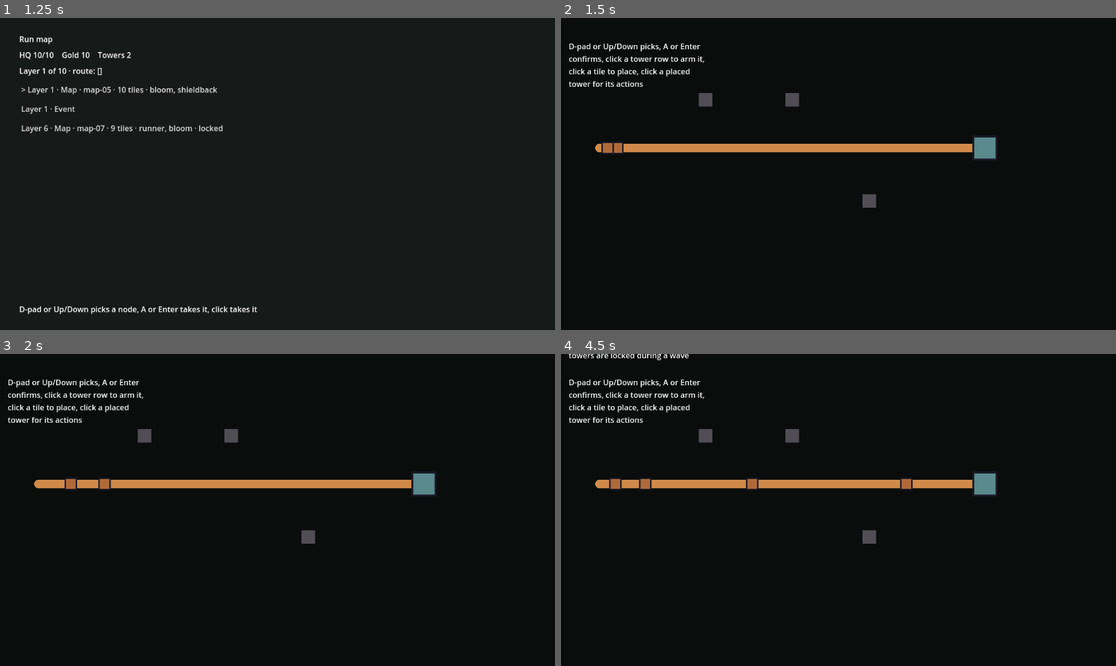
Above: before the commit, frames 1-4 (two rows, left to right).
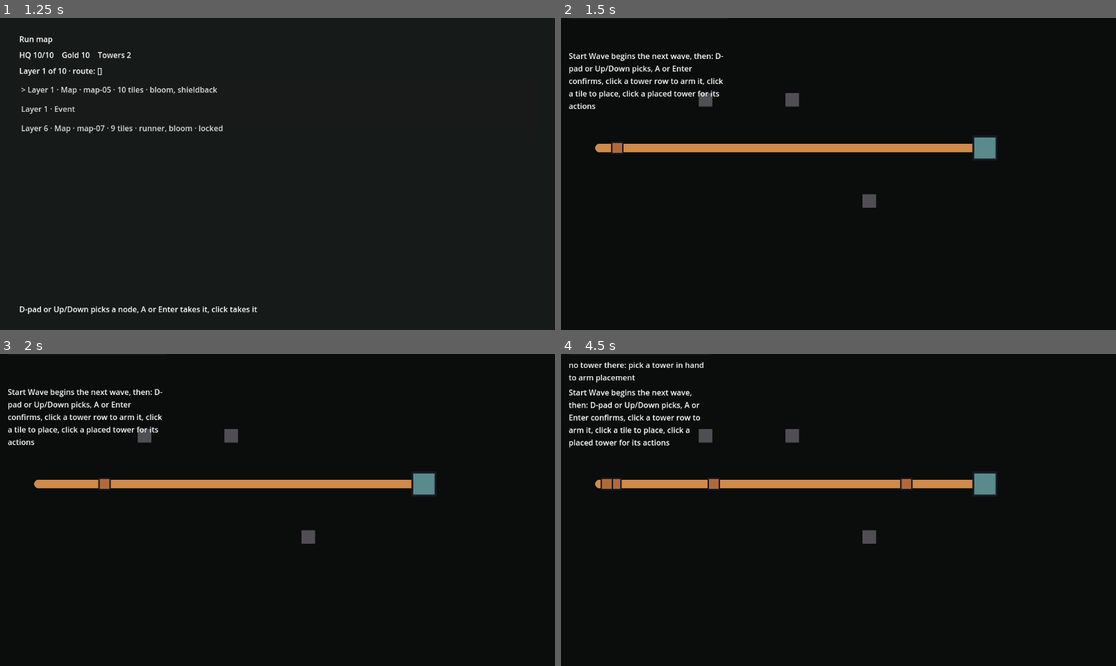
Above: after the commit, the same moments.

Repository: Guibrush/brackenward
Game: Godot game, scene res://scenes/boot.tscn
The game is run twice, just before and just after one commit, with the same random seed, the same clock (stepped at 60 frames per second) and the same inputs.
Inputs (mouse positions are in pixels of both pictures, inside the frame that each line leads up to):
- Up to frame 1 (1.25 s): click "> Start Game" at 0.5 s
- Up to frame 2 (1.5 s): click "> Layer 1 · Map · map-05 · 10…" at 1.25 s
- Up to frame 3 (2 s): no input
- Up to frame 4 (4.5 s): tap A every 0.75 s from 2 to 4.25 s; move the mouse to (960, 494) at 2.02 s; tap Enter (game_confirm) at 2.1, 4.35 s; click (960, 494) at 2.17 s; move the mouse to (727, 525) at 2.77 s; tap Down (game_focus_next) at 2.85 s; click (727, 525) at 2.92 s; move the mouse to (894, 441) at 3.52 s; tap Up (game_focus_prev) at 3.6 s; click (894, 441) at 3.67 s; move the mouse to (810, 572) at 4.27 s; click (810, 572) at 4.42 s

Frame 1 is identical in both runs. In frame 2, 1.8% of the frame differs, in the area x 1-30%, y 8-44%; in frame 3, 1.8%; in frame 4, 2.6%, in the area x 1-36%, y 0-44%.

Commit message:
feat(ui): wave readout and Start Wave (#60)
* feat(ui): a wave readout and a Start Wave control

The panel now shows wave current/total, the phase, and enemies remaining while a wave runs, and offers Start Wave in the build phase. arena.start_next_wave refuses before the director is asked, so a refused wave prints the player-facing ARENA_REFUSED sentence rather than a WAVE_REFUSED plus an ERROR line that would turn the smoke gate red.

The readout has a label in the scene to draw into; without it the panel reported the right numbers invisibly. build_panel_demo catches that now (105 checks), and was itself repaired for the Start Wave row being first - activate(0) had started a wave instead of arming a tower.

Agent: eng/gameplay
Task: T-0059

* feat(ui): a player's level waits for Start Wave; autostart still starts it

start_first_wave defaults false, is forced true only by --autostart, and the level-open path requires both - so a stray inspector value cannot auto-start a player's level. BOOT_LEVEL names the mode.

Demonstrated both ways: a player path opens in build phase with no WAVE_START, the gate path starts waves and the short smoke probe still sees four units spawn. The planted failure forces start_first_wave true with autostart off and the level still waits, which is the guard doing its job.

Agent: eng/gameplay
Task: T-0060

Diff:
--- a/scenes/build_panel.tscn
+++ b/scenes/build_panel.tscn
@@ -43,6 +43,10 @@
 layout_mode = 2
 text = "HP 0/0    Gold 0"
 
+[node name="Wave" type="Label" parent="Margin/Column"]
+layout_mode = 2
+text = "Wave 0/0"
+
 [node name="Towers" type="VBoxContainer" parent="Margin/Column"]
 layout_mode = 2
 size_flags_vertical = 3
--- a/src/gameplay/arena.gd
+++ b/src/gameplay/arena.gd
@@ -28,6 +28,13 @@
 ## `docs/design/systems/waves.md` for `level_index` and nothing else), and
 ## `WaveDirector` paces them. The arena owns the one transition that matters: a
 ## wave start locks the build phase, a wave clear unlocks it again.
+##
+## T-0059 puts the start of a wave in the player's hands. `start_next_wave()` is
+## the build panel's door to it, and it refuses **before** the director is asked:
+## a wave already running, or a plan with nothing left, is a sentence the player
+## reads, not a `WAVE_ERROR` line the gate fails on. `wave_status()` is the
+## readout - it reports what the director and the phase already say and computes
+## no number of its own.
 ##
 ## T-0045 makes the arena **one level of a run**. The `RunState` and `Inventory`
 ## it is handed (or creates, and says so) are the only owners of HQ health, gold
@@ -748,6 +755,74 @@
 	return true
 
 
+## The player's door onto the next wave (T-0059). Everything it can refuse is
+## refused **here**, before the director is asked, because a refused wave is a
+## normal thing a player does and the director answers a bad index with
+## `push_error` - an ERROR line that `smoke.ps1` would fail on. The three
+## sentences a player can read:
+##
+##   * the run is over - there is no level left to play;
+##   * a wave is still running - finish it first, and nothing changes;
+##   * the plan has no wave after the last one cleared - the level is done.
+##
+## `start_wave()` still exists and still decides; this only picks the index and
+## refuses the two states the director would have reported as an error.
+func start_next_wave() -> bool:
+	if _director == null:
+		_refuse("start a wave", "the level has no wave plan")
+		return false
+	if _run_is_over():
+		_refuse("start a wave", "the run is %s; no wave can start" % _run.status_name())
+		return false
+	if _director.is_active():
+		_refuse(
+			"start a wave",
+			"wave %d is still running; the next one can start when it is cleared"
+			% (_director.current_index() + 1)
+		)
+		return false
+	var next_index: int = _director.current_index() + 1
+	if next_index >= level_wave_count():
+		_refuse(
+			"start a wave",
+			"the level has no waves left: %d of %d cleared" % [_waves_cleared, level_wave_count()]
+		)
+		return false
+	return start_wave(next_index)
+
+
+## The wave readout (T-0059), for the build panel to print. Every value is read
+## from the director and the phase; `remaining` is what the wave still owes the
+## lane - units it has not spawned yet **and** units it has spawned that are
+## still in play - so "3 enemies left" goes to zero on the tick the last one
+## dies, which is the same moment the wave is declared clear.
+##
+##     {waves, wave, cleared, phase, running, remaining, left}
+##
+## `wave` is the wave in play, or the one the player is about to start, so a
+## level that has not begun reads "wave 1 of 6" rather than "wave 0". `left` is
+## how many waves the level still has to run, and `remaining` is 0 while building.
+func wave_status() -> Dictionary:
+	var waves := level_wave_count()
+	var running := _director != null and _director.is_active()
+	var number := 0
+	var remaining := 0
+	if running:
+		number = _director.current_index() + 1
+		remaining = _director.units_left() + _director.walkers().size()
+	else:
+		number = mini(_waves_cleared + 1, waves)
+	return {
+		"waves": waves,
+		"wave": number,
+		"cleared": _waves_cleared,
+		"phase": phase_name(),
+		"running": running,
+		"remaining": remaining,
+		"left": maxi(waves - _waves_cleared, 0),
+	}
+
+
 func wave_plan() -> WavePlan:
 	return _plan
 
--- a/src/ui/boot.gd
+++ b/src/ui/boot.gd
@@ -28,7 +28,10 @@
 ##   code (a demo) calls that screen's `handle_input()`.
 ## * **`--autostart` skips the menu** and begins a run immediately, walking the
 ##   map to the first level it can reach, so a headless gate exercises real
-##   gameplay from this same entry point instead of an idle menu.
+##   gameplay from this same entry point instead of an idle menu. It also forces
+##   `start_first_wave`, because a headless session cannot press the build
+##   panel's Start Wave row (T-0060); a player's level opens in the build phase
+##   and waits for it.
 ## * **`--seconds=N` is the session length**, the same flag the arena reads:
 ##   whichever screen is up, the application quits after N seconds. Without it
 ##   the game runs until the player quits.
@@ -48,7 +51,8 @@
 ##   BOOT_SCREEN {json}     once per screen transition, with why
 ##   BOOT_START {json}      once per run started: seed, map sha, next choices
 ##   BOOT_RESTART {json}    once per run replaced because the session goes on
-##   BOOT_LEVEL {json}      once per level opened, with whether wave 1 started
+##   BOOT_LEVEL {json}      once per level opened: the mode in force (`autostart`
+##                          or `player`) and whether wave 1 started
 ##   BOOT_COMPLETE {json}   once per level completed, with the run's numbers
 ##   BOOT_RUN_END {json}    once when the run ends and the menu comes back
 ##   BOOT_UNHANDLED {json}  an entry whose action has no handler
@@ -128,12 +132,16 @@
 @export var run_seed: int = SEED_RANDOM
 ## Skip the menu and begin a run on `_ready`. Also set by `--autostart`.
 @export var autostart: bool = false
-## Whether a level's first wave starts as soon as the level opens. True for the
-## slice: no in-level "start wave" control exists yet, so a level left in the
-## build phase would be a dead end for the player and for a headless gate. When
-## that control exists (G3) this becomes the player's decision and the flag
-## false.
-@export var start_first_wave: bool = true
+## Whether a level's first wave starts as soon as the level opens (T-0060).
+##
+## False for a player: the build panel offers a Start Wave row, so a level opens
+## in the build phase and waits for the player's decision. It is true only when
+## `--autostart` was passed, because a headless session has nobody to press the
+## row and `smoke.ps1` measures waves that never ran otherwise. Setting it in the
+## inspector alone cannot auto-start a level - `_on_level_opened()` requires
+## `start_first_wave and autostart`, and `autostart` is only ever set by the
+## command line (`--autostart` in `_parse_args`).
+@export var start_first_wave: bool = false
 
 # --- screens ----------------------------------------------------------------
 
@@ -381,15 +389,22 @@
 
 func _on_level_opened(node_id: int, level_index: int, elite: bool) -> void:
 	_set_screen(Screen.LEVEL, "level_opened")
+	# `and autostart` is load-bearing (T-0060): only the command line may start a
+	# wave unasked, so a level opened by a player always lands in the build phase
+	# and waits for the build panel's Start Wave row, whatever `start_first_wave`
+	# was left at in the inspector.
+	var auto_start := start_first_wave and autostart
 	var started := false
-	if start_first_wave:
+	if auto_start:
 		started = _start_first_wave()
 	print("BOOT_LEVEL " + JSON.stringify({
 		"node": node_id,
 		"level_index": level_index,
 		"elite": elite,
+		"mode": "autostart" if auto_start else "player",
 		"wave_started": started,
 		"start_first_wave": start_first_wave,
+		"autostart": autostart,
 		"level_name": str(_flow.current_level().name) if _flow != null else "",
 	}))
 
@@ -559,6 +574,11 @@
 	for a in OS.get_cmdline_user_args():
 		if a == "--autostart":
 			autostart = true
+			# The one place the first wave is forced (T-0060): a headless session
+			# cannot press the build panel's Start Wave row, and `smoke.ps1`
+			# asserts on waves that actually ran. A player's boot never reaches
+			# this branch, so `start_first_wave` stays at its exported false.
+			start_first_wave = true
 		elif a.begins_with("--seconds="):
 			_session_seconds = maxf(0.0, float(a.trim_prefix("--seconds=")))
 
--- a/src/ui/build_panel.gd
+++ b/src/ui/build_panel.gd
@@ -22,6 +22,17 @@
 ##   panel's own refusal, and it says so.
 ## * **Always visible:** gold, HQ current/max, and the phase, in one line that is
 ##   re-read from the run on every signal rather than cached.
+## * **The wave readout is the arena's numbers, formatted here** (T-0059): wave of
+##   the level's total, the phase, and how many enemies the running wave still
+##   owes the lane. `arena.wave_status()` is the one source; the panel adds no
+##   count of its own, so "3 enemies left" and the director's own clear condition
+##   can never disagree.
+## * **Start Wave is a row, not a second mode** (T-0059): it sits first in the
+##   list, is taken like every other row, and asks `arena.start_next_wave()`. The
+##   arena decides - build phase only, waves left only - and its sentence is what
+##   the player reads when the answer is no. The row stays visible and takeable
+##   during a wave on purpose: a locked action that cannot be asked why is
+##   indistinguishable from a broken one (`map_input.gd` makes the same choice).
 ## * **Input comes through one door,** `handle_input()`, which asks `MapInput` for
 ##   the intent. Nothing here reads a key, an action or a button directly, and a
 ##   left click is a `CONFIRM` carrying its pointer: a point over a row picks the
@@ -39,6 +50,8 @@
 ##   BUILD_PANEL_SHOWN {json}     once per draw whose rows changed (a re-draw that
 ##                                changes nothing prints nothing)
 ##   BUILD_PANEL_PHASE {json}     on every build <-> wave transition
+##   BUILD_PANEL_WAVE_STARTED {json} once per wave this panel started, with the
+##                                readout before and after
 ##   BUILD_PANEL_SELECT {json}    once per tower selected or armed
 ##   BUILD_PANEL_PLACED {json}    once per successful placement, with the gold
 ##                                before and after (placement is free)
@@ -58,9 +71,14 @@
 signal tower_upgraded(instance_id: int, tier: int, cost: int, gold: int)
 ## A tower was taken back: the tile is free and the instance is in the inventory.
 signal tower_taken_back(instance_id: int, tier: int, gold: int)
+## The player started the level's next wave (T-0059): `wave` is the one now
+## running, `waves` the level's total. Emitted after the arena printed its own
+## `WAVE_START`/`ARENA_PHASE`, so a listener cannot report a wave the log has not.
+signal wave_started(wave: int, waves: int)
 ## An action was refused, with the sentence the player is shown.
 signal action_refused(action: String, reason: String)
 
+const KIND_START_WAVE := "start_wave"
 const KIND_TOWER := "tower"
 const KIND_UPGRADE := "upgrade"
 const KIND_TAKE_BACK := "take_back"
@@ -70,6 +88,9 @@
 ## behaviour.
 @export var title_path: NodePath = ^"Margin/Column/Title"
 @export var state_path: NodePath = ^"Margin/Column/State"
+## The wave readout line (T-0059). Its own label, so the always-visible state
+## line keeps its shape and the readout can be moved without touching it.
+@export var wave_path: NodePath = ^"Margin/Column/Wave"
 @export var tower_list_path: NodePath = ^"Margin/Column/Towers"
 @export var reason_path: NodePath = ^"Margin/Column/Reason"
 @export var hint_path: NodePath = ^"Margin/Column/Hint"
@@ -83,6 +104,28 @@
 @export var title_text: String = "Build"
 ## The always-visible line's shape: four values - HQ current, HQ max, gold, phase.
 @export var state_format: String = "HP %d/%d    Gold %d    %s phase"
+## The wave readout's first part: the wave in play (or the one about to start)
+## out of the level's total.
+@export var wave_progress_format: String = "Wave %d/%d"
+## The wave readout's phase part, so the phase reads the same way in both lines.
+@export var wave_phase_format: String = "%s phase"
+## The readout while nothing has run yet: the wave the player is about to start.
+@export var wave_pending_text: String = "wave %d not started"
+## The readout after a wave clears: which one did.
+@export var wave_cleared_text: String = "wave %d cleared"
+## The readout while a wave runs: enemies still queued or still on the lane.
+@export var wave_remaining_format: String = "%d enemies left"
+## The readout once every wave of the level has cleared.
+@export var wave_finished_text: String = "every wave cleared"
+## The readout for a level whose plan is empty - a wiring or data fault, shown
+## rather than hidden behind "Wave 0/0".
+@export var wave_none_text: String = "the level has no waves"
+## The Start Wave row, in each of the three states it can be in. The locked and
+## exhausted texts are what the player sees *before* they ask, and the arena's
+## own sentence is what they see when they do.
+@export var start_wave_text: String = "Start Wave"
+@export var start_wave_locked_text: String = "Start Wave - locked during a wave"
+@export var start_wave_none_text: String = "Start Wave - no waves left"
 ## How a tower's tier is written next to its type.
 @export var tier_format: String = "T%d"
 ## How the row of a tower on the board is marked.
@@ -97,8 +140,8 @@
 @export var max_tier_text: String = "Upgrade - already at the last tier"
 @export var take_back_text: String = "Take back to the inventory"
 @export var hint_text: String = (
-	"D-pad or Up/Down picks, A or Enter confirms, click a tower row to arm it, "
-	+ "click a tile to place, click a placed tower for its actions"
+	"Start Wave begins the next wave, then: D-pad or Up/Down picks, A or Enter confirms, "
+	+ "click a tower row to arm it, click a tile to place, click a placed tower for its actions"
 )
 ## Shown in the list when the inventory holds nothing.
 @export var no_towers_text: String = "you own no towers"
@@ -201,6 +244,7 @@
 			"armed": _armed_id,
 			"selected": _selected_id,
 			"state": state()["label"],
+			"wave": wave()["label"],
 			"phase": phase_name(),
 			"visible": visible,
 		}))
@@ -262,6 +306,46 @@
 	return out
 
 
+## The wave readout, read live from `arena.wave_status()`:
+##     {waves, wave, cleared, phase, running, remaining, left, label}
+## Same rule as `state()`: nothing cached, because a cached wave count is a
+## second owner of a number the director already keeps.
+func wave() -> Dictionary:
+	var out := {
+		"waves": 0,
+		"wave": 0,
+		"cleared": 0,
+		"phase": "",
+		"running": false,
+		"remaining": 0,
+		"left": 0,
+		"label": no_arena_text,
+	}
+	if not _bound() or not _arena.has_method("wave_status"):
+		return out
+	var status: Dictionary = _arena.wave_status()
+	for key in ["waves", "wave", "cleared", "phase", "running", "remaining", "left"]:
+		if status.has(key):
+			out[key] = status[key]
+
+	var parts: Array[String] = []
+	if int(out["waves"]) <= 0:
+		parts.append(wave_none_text)
+	else:
+		parts.append(wave_progress_format % [int(out["wave"]), int(out["waves"])])
+		parts.append(wave_phase_format % String(out["phase"]))
+		if bool(out["running"]):
+			parts.append(wave_remaining_format % int(out["remaining"]))
+		elif int(out["cleared"]) >= int(out["waves"]):
+			parts.append(wave_finished_text)
+		elif int(out["cleared"]) <= 0:
+			parts.append(wave_pending_text % int(out["wave"]))
+		else:
+			parts.append(wave_cleared_text % int(out["cleared"]))
+	out["label"] = field_separator.join(parts)
+	return out
+
+
 # --- acting -----------------------------------------------------------------
 
 ## The single action path: a row is taken. What the rows are is decided in
@@ -278,6 +362,8 @@
 	_focus = index
 	_apply_focus()
 	match String(entry["kind"]):
+		KIND_START_WAVE:
+			return start_wave()
 		KIND_TOWER:
 			return _select(int(entry["id"]))
 		KIND_UPGRADE:
@@ -286,6 +372,42 @@
 			return take_back_selected()
 	_show_reason("row %d is not an action" % index)
 	return false
+
+
+## Starts the level's next wave through the arena (T-0059). The panel decides
+## nothing here: the build phase, the waves left and the sentence for a refusal
+## are all the arena's, and its sentence is shown verbatim - the same rule every
+## other action in this panel follows.
+func start_wave() -> bool:
+	if not _bound():
+		_refuse_action("start wave", no_arena_text)
+		return false
+	if not _arena.has_method("start_next_wave"):
+		_refuse_action("start wave", "the level cannot start a wave from the panel")
+		return false
+
+	var before: Dictionary = wave()
+	_acting = true
+	var started: bool = _arena.start_next_wave()
+	_acting = false
+	if not started:
+		_refuse_action("start wave", _arena.last_refusal())
+		refresh()
+		return false
+
+	_show_reason("")
+	var after: Dictionary = wave()
+	print("BUILD_PANEL_WAVE_STARTED " + JSON.stringify({
+		"wave_before": int(before["wave"]),
+		"wave": int(after["wave"]),
+		"waves": int(after["waves"]),
+		"remaining": int(after["remaining"]),
+		"phase": phase_name(),
+		"readout": String(after["label"]),
+	}))
+	refresh()
+	wave_started.emit(int(after["wave"]), int(after["waves"]))
+	return true
 
 
 ## Arms an in-hand tower, or selects a placed one. Selecting is the same call
@@ -521,6 +643,23 @@
 	var slots := _slot_index()
 	var inventory = _arena.inventory()
 	var towers: Array = inventory.towers() if inventory != null else []
+
+	# Start Wave first: it is the one action a level always offers, and the row a
+	# player reaching for the phase's next step should not have to scroll to.
+	_add_entry(list, {
+		"kind": KIND_START_WAVE,
+		"id": 0,
+		"type_id": "",
+		"tier": 0,
+		"upgrades": [],
+		"placed": false,
+		"armed": false,
+		"selected": false,
+		"tile": "",
+		"cost": 0,
+		"label": _start_wave_label(),
+	})
+
 	for instance in towers:
 		var entry := _tower_entry(instance, slots)
 		_add_entry(list, entry)
@@ -613,6 +752,21 @@
 	return field_separator.join(parts)
 
 
+## The Start Wave row's text, by the state of the level: ready, locked by a
+## running wave, or exhausted. The row is drawn in all three states on purpose -
+## the two locked ones are the ones a player asks why about, and the answer is the
+## arena's refusal sentence.
+func _start_wave_label() -> String:
+	var status: Dictionary = wave()
+	if int(status["waves"]) <= 0:
+		return start_wave_none_text
+	if bool(status["running"]):
+		return start_wave_locked_text
+	if int(status["cleared"]) >= int(status["waves"]):
+		return start_wave_none_text
+	return start_wave_text
+
+
 ## Appends one row: the entry the panel keeps, and the Button the player sees. The
 ## Button carries no focus of its own - the panel draws `focus_marker` - so a pad,
 ## a keyboard and a mouse all resolve to `activate()`.
@@ -809,6 +963,7 @@
 	if title != null:
 		(title as Label).text = title_text
 	_sync_state()
+	_sync_wave()
 	var hint := _node(hint_path)
 	if hint != null:
 		(hint as Label).text = hint_text
@@ -824,6 +979,15 @@
 	var label := _node(state_path)
 	if label != null:
 		(label as Label).text = String(state()["label"])
+
+
+## The wave readout only. Separated from `_sync_state` because the two lines move
+## on different signals: gold and HQ on the run's, the wave count on the phase and
+## on every kill or leak (which the run reports as gold or damage).
+func _sync_wave() -> void:
+	var label := _node(wave_path)
+	if label != null:
+		(label as Label).text = String(wave()["label"])
 
 
 func _sync_empty_label() -> void:
@@ -903,6 +1067,10 @@
 
 func _on_run_numbers(_a: int = 0, _b: int = 0) -> void:
 	_sync_state()
+	# A kill pays gold and a leak damages the HQ, so both arrive here - which is
+	# what keeps "enemies left" moving while a wave runs, without the panel
+	# polling anything.
+	_sync_wave()
 
 
 func _on_inventory_changed() -> void:
@@ -913,9 +1081,15 @@
 
 func _on_phase_changed(name: String) -> void:
 	_sync_state()
+	_sync_wave()
 	print("BUILD_PANEL_PHASE " + JSON.stringify({
 		"phase": name,
 		"gold": _arena.gold() if _bound() else 0,
 		"state": state()["label"],
+		"wave": wave()["label"],
 		"armed": _armed_id,
 	}))
+	# The Start Wave row's text is a function of the phase, so the list is rebuilt
+	# as well as the two lines: a row that still says "locked" after the build
+	# phase is back is worse than no row.
+	refresh()
--- a/src/ui/tests/build_panel_demo.gd
+++ b/src/ui/tests/build_panel_demo.gd
@@ -13,6 +13,7 @@
 ##   BUILD_PANEL_CASE {text}        one line per phase
 ##   BUILD_PANEL_ROWS {json}        the list against the inventory, before anything moves
 ##   BUILD_PANEL_STATE {json}       the always-visible line against RunState
+##   BUILD_PANEL_WAVE {json}        the wave readout against the arena's own numbers
 ##   BUILD_PANEL_INPUT {json}       the intents the router produced, per device
 ##   BUILD_PANEL_POSITIVE {json}    arm -> place -> upgrade -> take back, with the gold ledger
 ##   BUILD_PANEL_PLANTED_A {json}   placing with nothing armed: refused here, never asked of
@@ -34,6 +35,7 @@
 ## Row kinds, spelled as the panel spells them. Duplicated here on purpose: a demo
 ## that reads its constants off the panel under test cannot catch the panel
 ## renaming them.
+const KIND_START_WAVE := "start_wave"
 const KIND_TOWER := "tower"
 const KIND_UPGRADE := "upgrade"
 const KIND_TAKE_BACK := "take_back"
@@ -136,11 +138,19 @@
 
 ## DoD 1: every tower the player owns is listed, with its tier and its equipped
 ## upgrades, and the list says which of them is already on a tile.
+##
+## T-0059 puts the Start Wave row first, so the tower half of the list is compared
+## on its own and the Start Wave row is checked as the head of the list.
 func _check_rows() -> void:
 	var rows: Array = _panel.rows()
 	var inventory_towers: Array = _inventory.towers()
+	var tower_rows: Array = []
+	for entry in rows:
+		if String(entry["kind"]) == KIND_START_WAVE:
+			continue
+		tower_rows.append(entry)
 	var ids: Array = []
-	for entry in rows:
+	for entry in tower_rows:
 		ids.append(int(entry["id"]))
 
 	var counts: Dictionary = {}
@@ -150,7 +160,7 @@
 	var tiers_ok := true
 	var upgrades_ok := true
 	var labels_ok := true
-	for entry in rows:
+	for entry in tower_rows:
 		var instance = _inventory.find_tower(int(entry["id"]))
 		if instance == null:
 			tiers_ok = false
@@ -165,17 +175,20 @@
 	print("BUILD_PANEL_ROWS " + JSON.stringify({
 		"rows": _printable_rows(rows),
 		"count": rows.size(),
+		"tower_rows": tower_rows.size(),
 		"inventory": inventory_towers.size(),
 		"kinds": counts,
 		"armed": _panel.armed_instance(),
 		"selected": _panel.selected_instance(),
 	}))
-	check_eq_int(rows.size(), inventory_towers.size(), "one row per owned tower, and nothing else yet")
-	check(ids == [int(inventory_towers[0].id), int(inventory_towers[1].id)], "the rows are the inventory's towers, in order")
+	check_eq_int(rows.size(), inventory_towers.size() + 1, "the list is the owned towers plus the Start Wave row")
+	check(String(rows[0]["kind"]) == KIND_START_WAVE, "Start Wave is the list's first row")
+	check_eq_int(tower_rows.size(), inventory_towers.size(), "one tower row per owned tower, and nothing else")
+	check(ids == [int(inventory_towers[0].id), int(inventory_towers[1].id)], "the tower rows are the inventory's towers, in order")
 	check(tiers_ok, "every row shows the instance's tier")
 	check(upgrades_ok, "every row shows the upgrades the instance carries")
 	check(labels_ok, "every row has text")
-	var second: Dictionary = rows[1]
+	var second: Dictionary = tower_rows[1]
 	check(
 		(second["upgrades"] as Array).size() == 1,
 		"the tower with an equipped upgrade lists it: %s" % [second["upgrades"]]
@@ -214,6 +227,26 @@
 		"the state line names HQ current/max: %s" % on_screen
 	)
 	check(on_screen.find(_arena.phase_name()) != -1, "the state line names the phase: %s" % on_screen)
+
+	# DoD 1's other half (T-0059): the wave readout is its own label at
+	# `wave_path`. The panel tolerates that node being absent, so without this the
+	# readout can be reported correctly and still be invisible to the player.
+	var wave_label = _panel.get_node_or_null(_panel.wave_path)
+	var wave_on_screen := "" if wave_label == null else String(wave_label.text)
+	var wave_report: Dictionary = _panel.wave()
+
+	print("BUILD_PANEL_WAVE " + JSON.stringify({
+		"wave": wave_report,
+		"path": String(_panel.wave_path),
+		"node": wave_label != null,
+		"on_screen": wave_on_screen,
+	}))
+	check(wave_label != null, "the wave readout has a label to draw into: %s" % String(_panel.wave_path))
+	check(wave_on_screen != "", "the wave readout is not blank")
+	check(
+		wave_on_screen == String(wave_report["label"]),
+		"the label on screen is the wave the panel reports: %s" % wave_on_screen
+	)
 
 
 ## DoD 5: input comes through `MapInput`, and the actions the router names carry a
@@ -239,7 +272,10 @@
 	var focus_before: int = _panel.focus_index()
 	var moved: Dictionary = _panel.handle_input(_action_event(MapInputScript.ACTION_FOCUS_NEXT))
 	var focus_after: int = _panel.focus_index()
-	_panel.activate(0)
+	# Row 0 is the Start Wave row (T-0059); the arming and dismiss checks below
+	# need a tower, so they take the tower's row by kind rather than by index.
+	var arm_row: int = _row_for_kind(KIND_TOWER, int(_inventory.towers()[0].id))
+	_panel.activate(arm_row)
 	var armed_before: int = _panel.armed_instance()
 	_panel.handle_input(_action_event(MapInputScript.ACTION_DISMISS))
 	var armed_after: int = _panel.armed_instance()
@@ -256,6 +292,7 @@
 		"focus_before": focus_before,
 		"focus_after": focus_after,
 		"focus_applied": moved.get("applied", false),
+		"arm_row": arm_row,
 		"armed_before_dismiss": armed_before,
 		"armed_after_dismiss": armed_after,
 	}))
Not shown, added: tasks/T-0059.md
Not shown, added: tasks/T-0060.md
